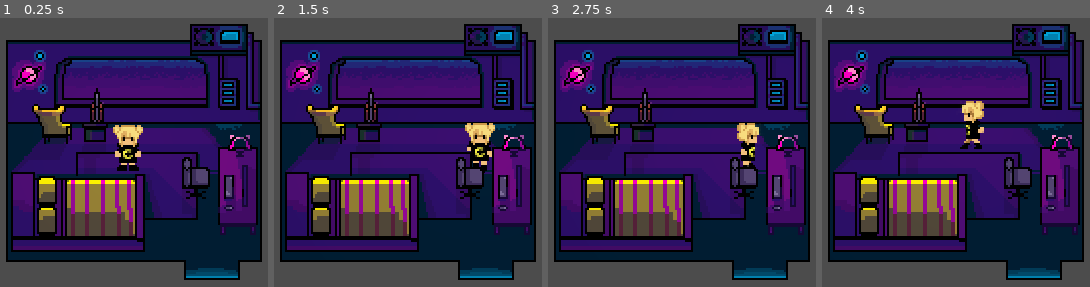
Above: before the commit, frames 1-4 (left to right).
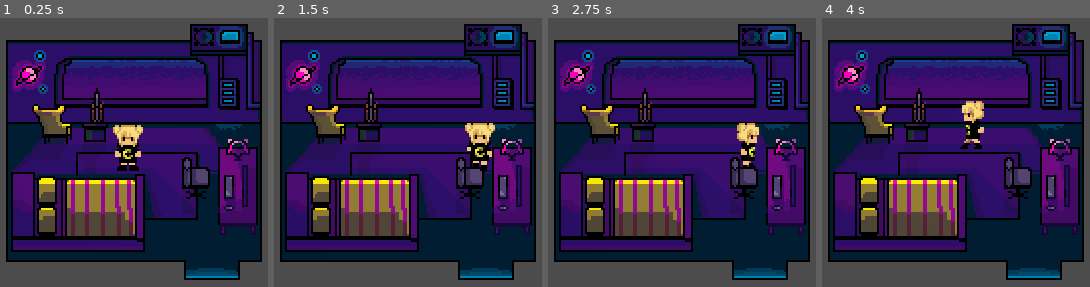
Above: after the commit, the same moments.

Repository: milenamichalska/pixel-game
Game: Godot game, scene res://Room.tscn
Two runs of this game, one before a commit and one after it. Both use one fixed random seed, a clock stepped at 60 frames per second and the inputs below.
Inputs:
- Up to frame 1 (0.25 s): no input
- Up to frame 2 (1.5 s): tap Enter (ui_accept) at 0.5, 1.35 s; hold Right (ui_right) 0.53-1.28 s; hold Enter (ui_accept) 0.53-1.28 s; hold Down (ui_down) from 1.28 s (still down)
- Up to frame 3 (2.75 s): tap Enter (ui_accept) at 1.52, 1.82, 2 s; release Down (ui_down) at 2.03 s; hold Right (ui_right) from 2.03 s (still down); hold Enter (ui_accept) from 2.03 s (still down)
- Up to frame 4 (4 s): release Right (ui_right) at 2.78 s; release Enter (ui_accept) at 2.78 s; hold Up (ui_up) 2.78-3.53 s; tap Enter (ui_accept) at 2.85, 3.02, 3.32, 3.5 s; hold Left (ui_left) from 3.53 s (still down); hold Enter (ui_accept) from 3.53 s (still down)

The runs differ from the first frame. In frame 1, 0.4% of the frame differs, in the area x 84-95%, y 43-54%; in frame 2, 0.4%; in frame 3, 0.4%; in frame 4, 0.4%.

Commit message:
made earphones wearable

Diff:
--- /dev/null
+++ b/Earphones.gd
@@ -0,0 +1,33 @@
+extends Area2D
+
+
+# Declare member variables here. Examples:
+# var a = 2
+# var b = "text"
+var active = false
+onready var player = get_node("../Player/PlayerSprite")
+
+# Called when the node enters the scene tree for the first time.
+func _ready():
+	connect("body_entered", self, '_hp_on_body_entered')
+	connect("body_exited", self, '_hp_on_body_exited')
+
+func _process(delta):
+	$QMark.visible = (active && $Sprite.visible)
+
+func _input(event):
+	if event.is_action_pressed("ui_accept") and active:
+		$Sprite.visible = false
+		player.set_texture(load("res://player/PlayerEars.png"))
+
+func _hp_on_body_entered(body):
+	if body.name == 'Player':
+		active = true
+
+func _hp_on_body_exited(body):
+	if body.name == 'Player':
+		active = false
+
+# Called every frame. 'delta' is the elapsed time since the previous frame.
+#func _process(delta):
+#	pass
--- a/Room.tscn
+++ b/Room.tscn
@@ -6,8 +6,11 @@
 [ext_resource path="res://assets/desk.png" type="Texture" id=4]
 [ext_resource path="res://assets/room_background.png" type="Texture" id=5]
 [ext_resource path="res://assets/room_bed (1).png" type="Texture" id=6]
-[ext_resource path="res://assets/room_desk (1).png" type="Texture" id=7]
+[ext_resource path="res://Earphones.gd" type="Script" id=7]
 [ext_resource path="res://assets/room_chair (1).png" type="Texture" id=8]
+[ext_resource path="res://assets/room_earphones.png" type="Texture" id=9]
+[ext_resource path="res://assets/room_desk_empty.png" type="Texture" id=10]
+[ext_resource path="res://assets/q_mark.png" type="Texture" id=11]
 
 [sub_resource type="CapsuleShape2D" id=1]
 radius = 5.0
@@ -18,7 +21,7 @@
 length = 0.1
 loop = true
 tracks/0/type = "value"
-tracks/0/path = NodePath("Sprite:frame")
+tracks/0/path = NodePath("PlayerSprite:frame")
 tracks/0/interp = 1
 tracks/0/loop_wrap = true
 tracks/0/imported = false
@@ -35,7 +38,7 @@
 length = 0.1
 loop = true
 tracks/0/type = "value"
-tracks/0/path = NodePath("Sprite:frame")
+tracks/0/path = NodePath("PlayerSprite:frame")
 tracks/0/interp = 1
 tracks/0/loop_wrap = true
 tracks/0/imported = false
@@ -52,7 +55,7 @@
 length = 0.1
 loop = true
 tracks/0/type = "value"
-tracks/0/path = NodePath("Sprite:frame")
+tracks/0/path = NodePath("PlayerSprite:frame")
 tracks/0/interp = 1
 tracks/0/loop_wrap = true
 tracks/0/imported = false
@@ -69,7 +72,7 @@
 length = 0.1
 loop = true
 tracks/0/type = "value"
-tracks/0/path = NodePath("Sprite:frame")
+tracks/0/path = NodePath("PlayerSprite:frame")
 tracks/0/interp = 1
 tracks/0/loop_wrap = true
 tracks/0/imported = false
@@ -84,7 +87,7 @@
 [sub_resource type="Animation" id=6]
 length = 0.001
 tracks/0/type = "value"
-tracks/0/path = NodePath("Sprite:frame")
+tracks/0/path = NodePath("PlayerSprite:frame")
 tracks/0/interp = 1
 tracks/0/loop_wrap = true
 tracks/0/imported = false
@@ -101,7 +104,7 @@
 length = 0.2
 loop = true
 tracks/0/type = "value"
-tracks/0/path = NodePath("Sprite:frame")
+tracks/0/path = NodePath("PlayerSprite:frame")
 tracks/0/interp = 1
 tracks/0/loop_wrap = true
 tracks/0/imported = false
@@ -118,7 +121,7 @@
 length = 0.2
 loop = true
 tracks/0/type = "value"
-tracks/0/path = NodePath("Sprite:frame")
+tracks/0/path = NodePath("PlayerSprite:frame")
 tracks/0/interp = 1
 tracks/0/loop_wrap = true
 tracks/0/imported = false
@@ -135,7 +138,7 @@
 length = 0.2
 loop = true
 tracks/0/type = "value"
-tracks/0/path = NodePath("Sprite:frame")
+tracks/0/path = NodePath("PlayerSprite:frame")
 tracks/0/interp = 1
 tracks/0/loop_wrap = true
 tracks/0/imported = false
@@ -152,7 +155,7 @@
 length = 0.2
 loop = true
 tracks/0/type = "value"
-tracks/0/path = NodePath("Sprite:frame")
+tracks/0/path = NodePath("PlayerSprite:frame")
 tracks/0/interp = 1
 tracks/0/loop_wrap = true
 tracks/0/imported = false
@@ -224,6 +227,8 @@
 
 [sub_resource type="AnimationNodeStateMachinePlayback" id=24]
 
+[sub_resource type="CircleShape2D" id=49]
+
 [sub_resource type="AtlasTexture" id=29]
 atlas = ExtResource( 4 )
 region = Rect2( 0, 0, 32, 64 )
@@ -320,7 +325,7 @@
 "_edit_group_": true
 }
 
-[node name="Sprite" type="Sprite" parent="YSort/Player"]
+[node name="PlayerSprite" type="Sprite" parent="YSort/Player"]
 texture = ExtResource( 1 )
 hframes = 12
 frame = 6
@@ -354,6 +359,22 @@
 texture_scale = 0.5
 energy = 0.2
 
+[node name="Earphones" type="Area2D" parent="YSort"]
+position = Vector2( 218, 85 )
+z_index = 1
+script = ExtResource( 7 )
+
+[node name="Sprite" type="Sprite" parent="YSort/Earphones"]
+texture = ExtResource( 9 )
+
+[node name="CollisionShape2D" type="CollisionShape2D" parent="YSort/Earphones"]
+shape = SubResource( 49 )
+
+[node name="QMark" type="Sprite" parent="YSort/Earphones"]
+position = Vector2( 0.25, -8.8 )
+scale = Vector2( 0.7, 0.7 )
+texture = ExtResource( 11 )
+
 [node name="StaticBody2D" type="StaticBody2D" parent="YSort"]
 visible = false
 position = Vector2( 297, 127 )
@@ -363,7 +384,7 @@
 
 [node name="AnimatedSprite" type="AnimatedSprite" parent="YSort/StaticBody2D"]
 frames = SubResource( 45 )
-frame = 5
+frame = 8
 playing = true
 
 [node name="CollisionPolygon2D" type="CollisionPolygon2D" parent="YSort/StaticBody2D"]
@@ -404,13 +425,15 @@
 
 [node name="Desk" type="StaticBody2D" parent="YSort"]
 position = Vector2( 218, 102 )
+collision_layer = 9
+collision_mask = 9
 __meta__ = {
 "_edit_group_": true,
 "_edit_lock_": true
 }
 
 [node name="Sprite" type="Sprite" parent="YSort/Desk"]
-texture = ExtResource( 7 )
+texture = ExtResource( 10 )
 
 [node name="CollisionShape2D" type="CollisionShape2D" parent="YSort/Desk"]
 position = Vector2( 0, 1 )
Not shown: 1 places in Room.tscn that only renumber resources
Binary file added: assets/q_mark.png
Not shown, added: assets/q_mark.png.import
Binary file added: assets/room_desk_empty.png
Not shown, added: assets/room_desk_empty.png.import
Binary file added: assets/room_earphones.png
Not shown, added: assets/room_earphones.png.import
Binary file added: player/PlayerEars.png
Not shown, added: player/PlayerEars.png.import
